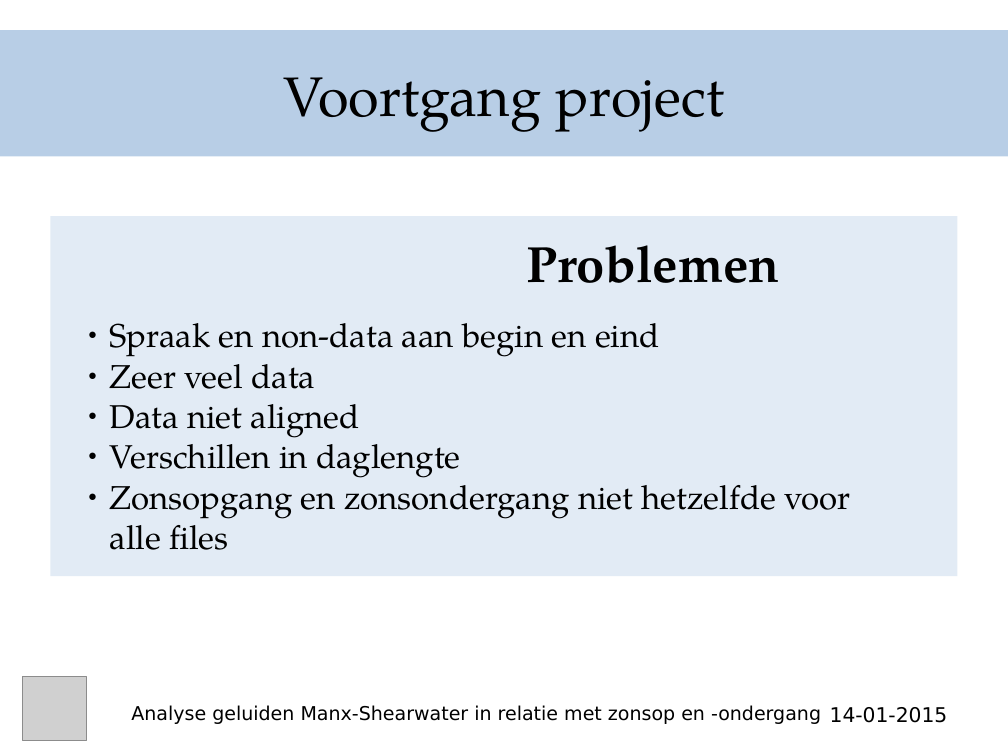
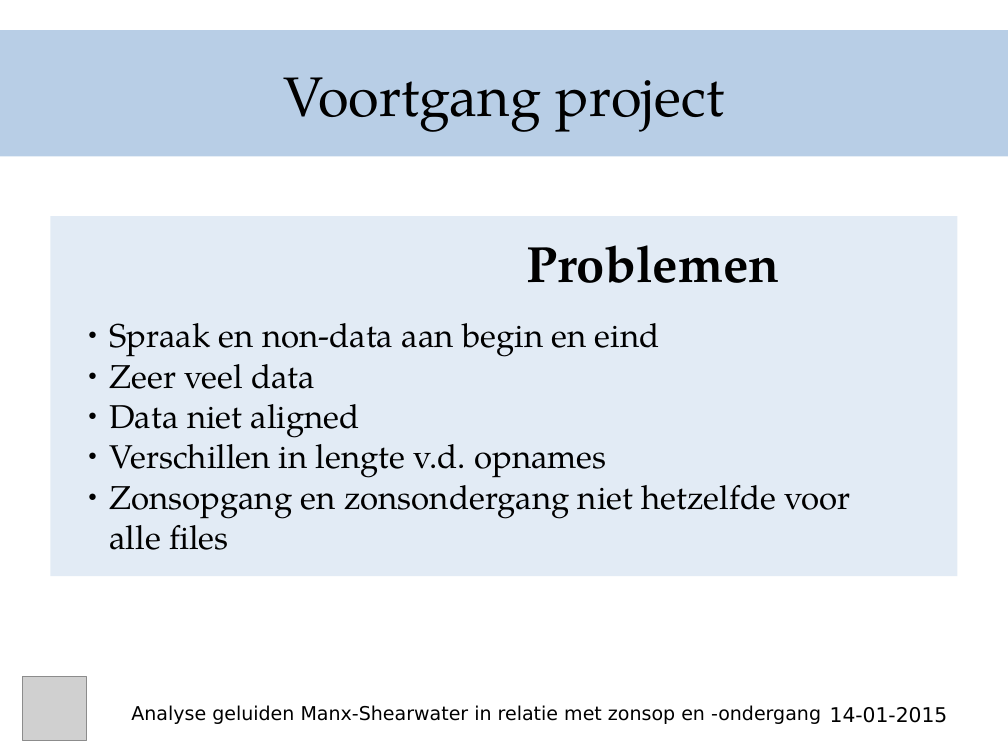
Before and after one commit to MR-KO/Leb-Project, a slide deck: slide 3 of Presentatie_voortgang.ppt. Drawn at 1008x756 pixels with LibreOffice and Linux fonts; fonts in the diff are those of the drawing; grey boxes stand for pictures. Boxes give left, top, right and bottom in pixels: in the first picture for what was removed or moved away, otherwise in the second. Text is boxed around its words. In the diff, an @@ line names an element or a change of style, - is before the commit and + after.

```diff
--- a/Presentatie_voortgang.ppt
+++ b/Presentatie_voortgang.ppt
@@ text at (109,434,607,478): text changed @@
-● Verschillen in daglengte
+● Verschillen in lengte v.d. opnames
```
Also in this commit, not shown: 1 other file.
